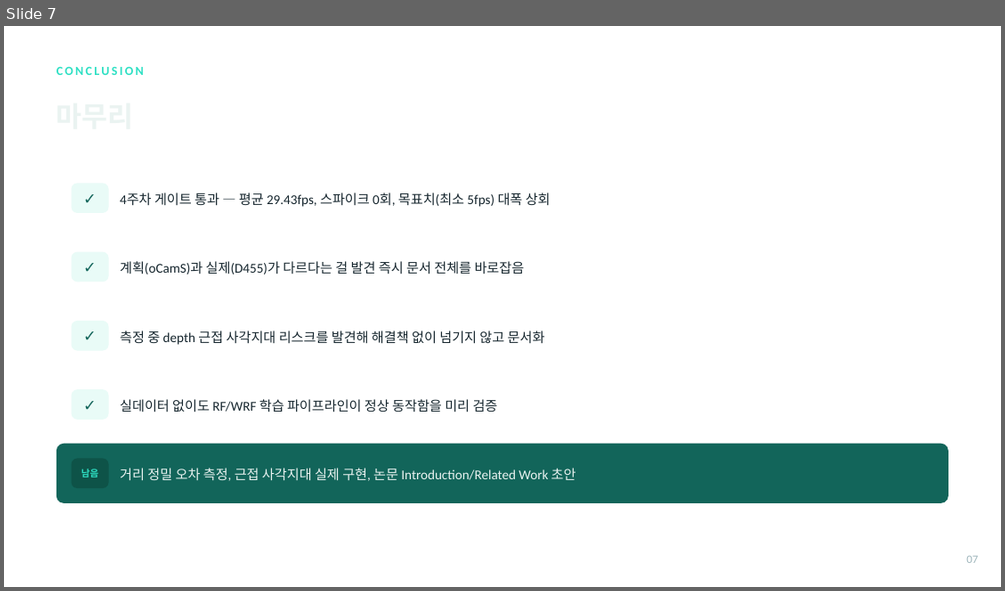
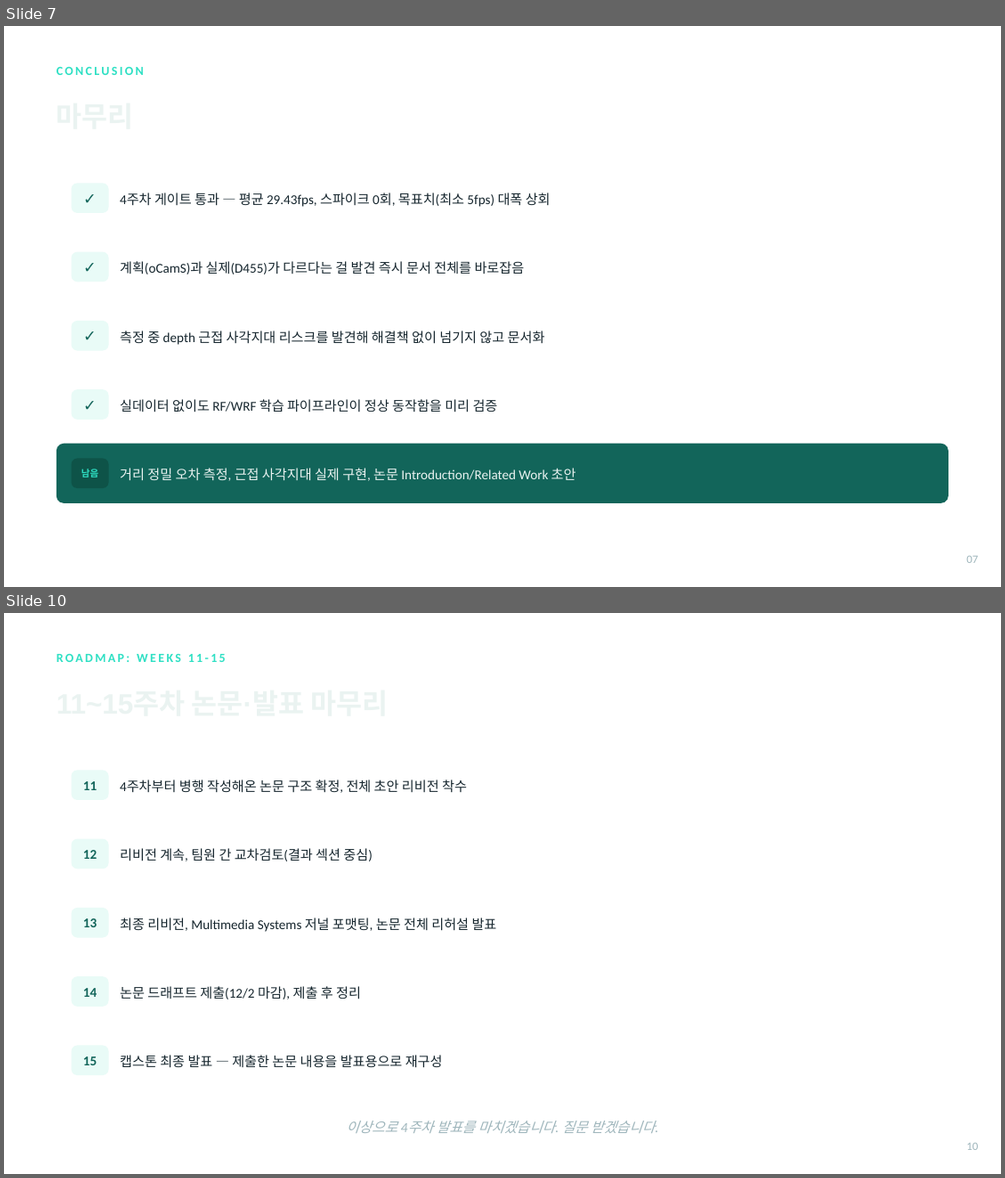
Before and after one commit to gianpark/AIoT-Project, a slide deck: barunjase_week4.pptx. Shown one above the other, each under a label of ours: slide 7 before the commit, slides 7 and 10 after it; the slides between them are not shown. The pictures are 1005x591 and 1005x1178 pixels, drawn with LibreOffice and Linux fonts; fonts in the diff are those of the drawing; background and template pictures are left out. Boxes give left, top, right and bottom in pixels: in the first picture for what was removed or moved away, otherwise in the second. Text is boxed around its words. In the diff, an @@ line names an element or a change of style, - is before the commit and + after.

```diff
--- a/barunjase_week4.pptx
+++ b/barunjase_week4.pptx
@@ slide 10 added at (4, 613, 1001, 1174), background picture (left out) @@
@@ text added at (57, 654, 226, 662), 12 pt, text #2FE0C4, bold @@
+ROADMAP: WEEKS 11-15
@@ text added at (57, 669, 947, 737), 27 pt, text #EAF3F1, bold @@
+11~15주차 논문·발표 마무리
@@ rounded rectangle added at (72, 770, 109, 800), fill #E9FBF7 @@
@@ text added at (83, 781, 97, 790), 13 pt, text #12655A, bold @@
+11
@@ text added at (120, 779, 467, 793), 13 pt, text #16262E @@
+4주차부터 병행 작성해온 논문 구조 확정, 전체 초안 리비전 착수
@@ rounded rectangle added at (57, 824, 948, 884), fill #FFFFFF @@
@@ rounded rectangle added at (72, 839, 109, 868), fill #E9FBF7 @@
@@ text added at (83, 850, 97, 859), 13 pt, text #12655A, bold @@
+12
@@ text added at (120, 848, 372, 861), 13 pt, text #16262E @@
+리비전 계속, 팀원 간 교차검토(결과 섹션 중심)
@@ rounded rectangle added at (57, 892, 948, 952), fill #FFFFFF @@
@@ rounded rectangle added at (72, 908, 109, 938), fill #E9FBF7 @@
@@ text added at (83, 918, 97, 927), 13 pt, text #12655A, bold @@
+13
@@ text added at (120, 917, 497, 932), 13 pt, text #16262E @@
+최종 리비전, Multimedia Systems 저널 포맷팅, 논문 전체 리허설 발표
@@ rounded rectangle added at (57, 962, 948, 1022), fill #FFFFFF @@
@@ rounded rectangle added at (72, 976, 109, 1006), fill #E9FBF7 @@
@@ text added at (120, 986, 361, 999), 13 pt, text #16262E @@
+논문 드래프트 제출(12/2 마감), 제출 후 정리
@@ text added at (83, 988, 97, 997), 13 pt, text #12655A, bold @@
+14
@@ rounded rectangle added at (57, 1030, 948, 1090), fill #FFFFFF @@
@@ rounded rectangle added at (72, 1046, 109, 1075), fill #E9FBF7 @@
@@ text added at (83, 1056, 97, 1065), 13 pt, text #12655A, bold @@
+15
@@ text added at (120, 1054, 443, 1068), 13 pt, text #16262E @@
+캡스톤 최종 발표 — 제출한 논문 내용을 발표용으로 재구성
@@ text added at (346, 1120, 655, 1133), 13.5 pt, text #9FB6BC, italic @@
+이상으로 4주차 발표를 마치겠습니다. 질문 받겠습니다.
@@ text added at (966, 1143, 978, 1150), 11 pt, text #9FB6BC @@
+10
```
Also in this commit, not shown: 2 slides changed, 1 other slide added, 2 other files.
